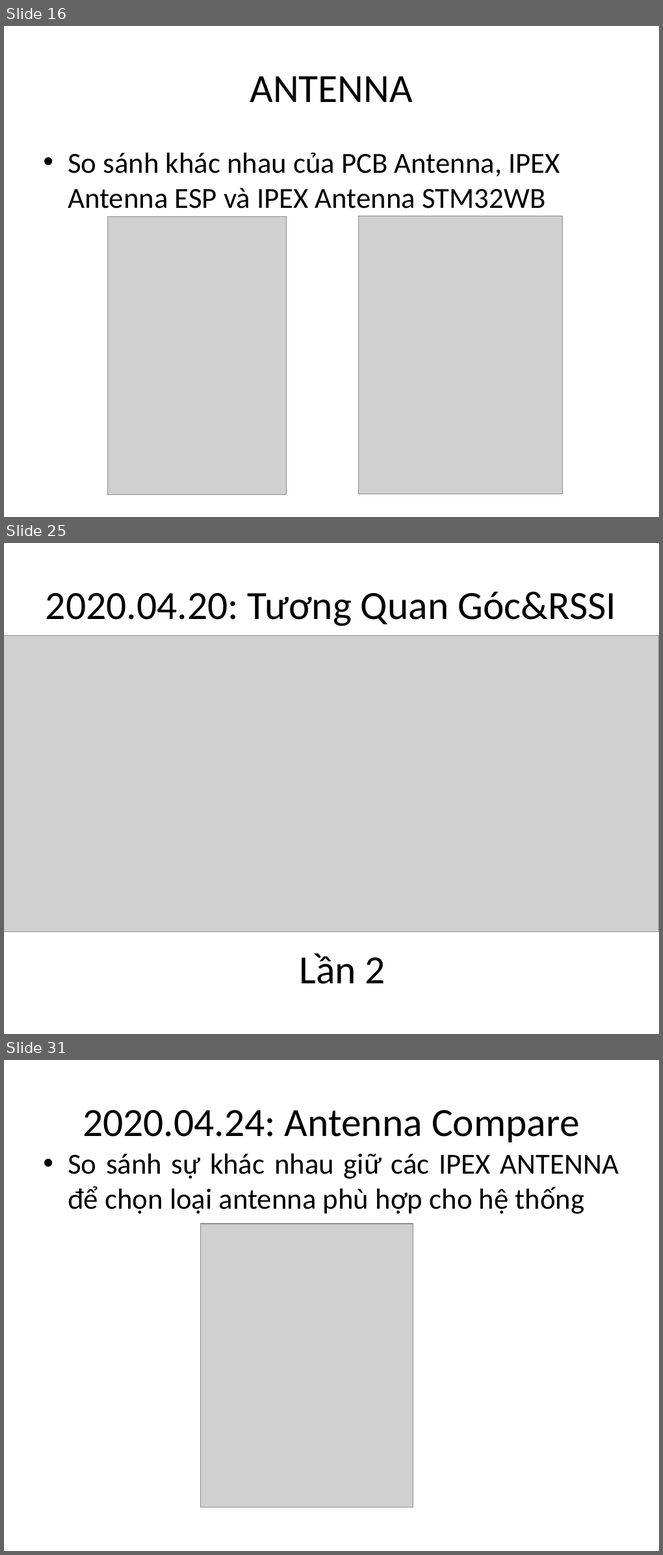
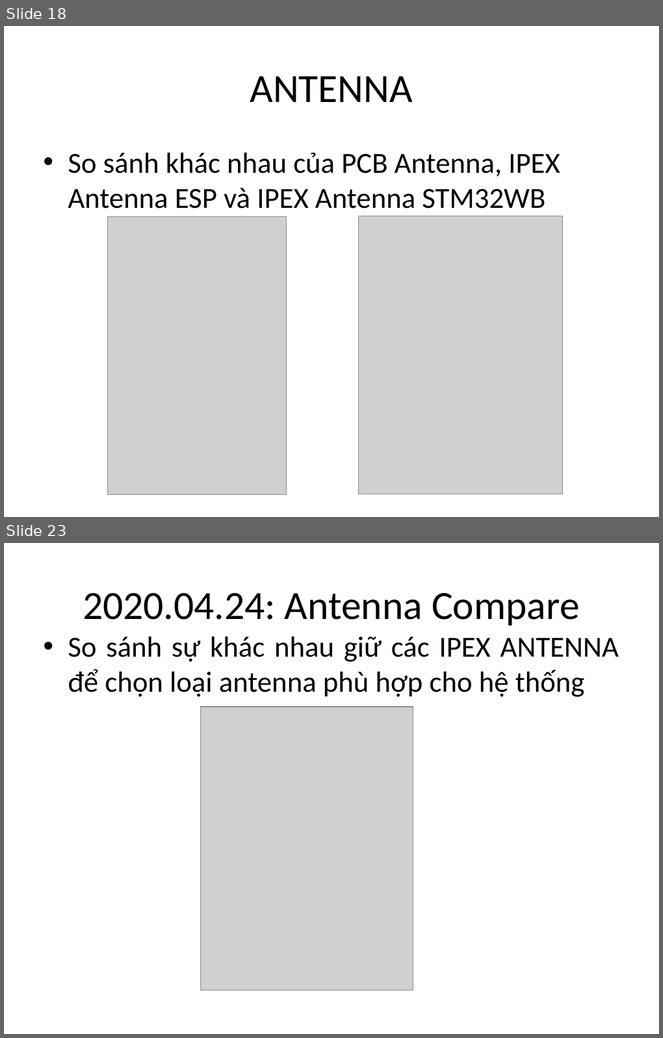
Before and after one commit to letruongthanh3698/BLE_matlab, a slide deck: report/Timeline.Report.pptx. Shown one above the other, each under a label of ours: slides 16, 25 and 31 before the commit, slides 18 and 23 after it; the slides between them are not shown. The pictures are 663x1555 and 663x1038 pixels, drawn with LibreOffice and Linux fonts; fonts in the diff are those of the drawing; grey boxes stand for pictures. Boxes give left, top, right and bottom in pixels: in the first picture for what was removed or moved away, otherwise in the second. Text is boxed around its words. In the diff, an @@ line names an element or a change of style, - is before the commit and + after.

```diff
--- a/report/Timeline.Report.pptx
+++ b/report/Timeline.Report.pptx
@@ slide 25 removed at box(4, 543, 659, 1034), background #FFFFFF @@
@@ title removed at box(46, 592, 616, 626) @@
-2020.04.20: Tương Quan Góc&RSSI
@@ picture removed at box(4, 636, 659, 932) @@
@@ text removed at box(299, 953, 386, 984) @@
-Lần 2
@@ what was slide 16 is now slide 18 @@
@@ what was slide 31 is now slide 23 @@
```
Also in this commit, not shown: 9 slides changed, 2 slides added, 9 other slides removed, 18 other files.
